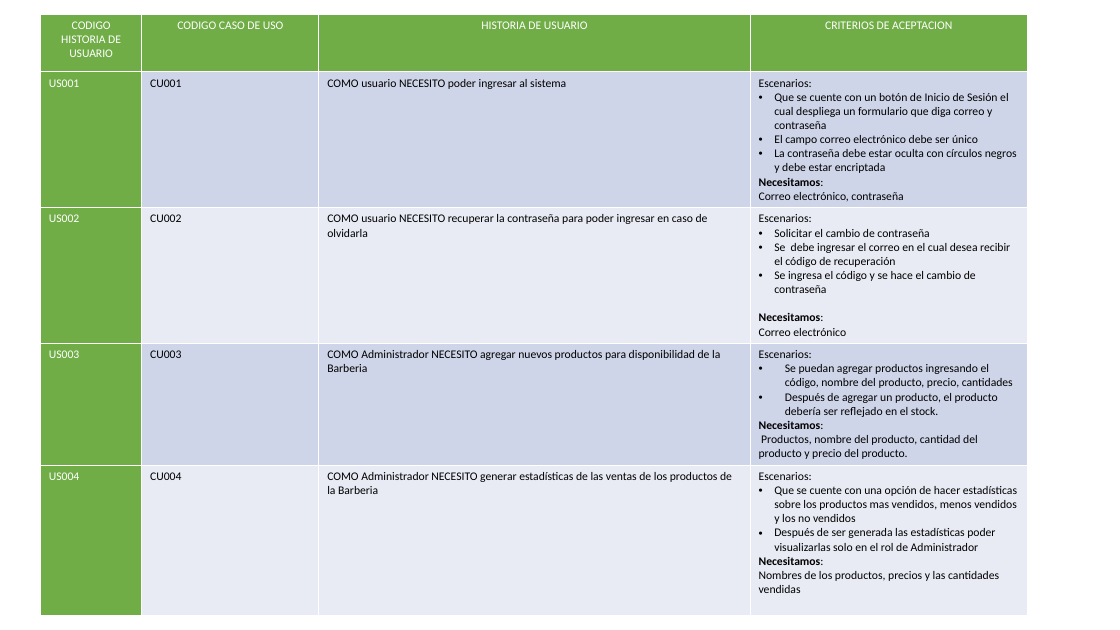
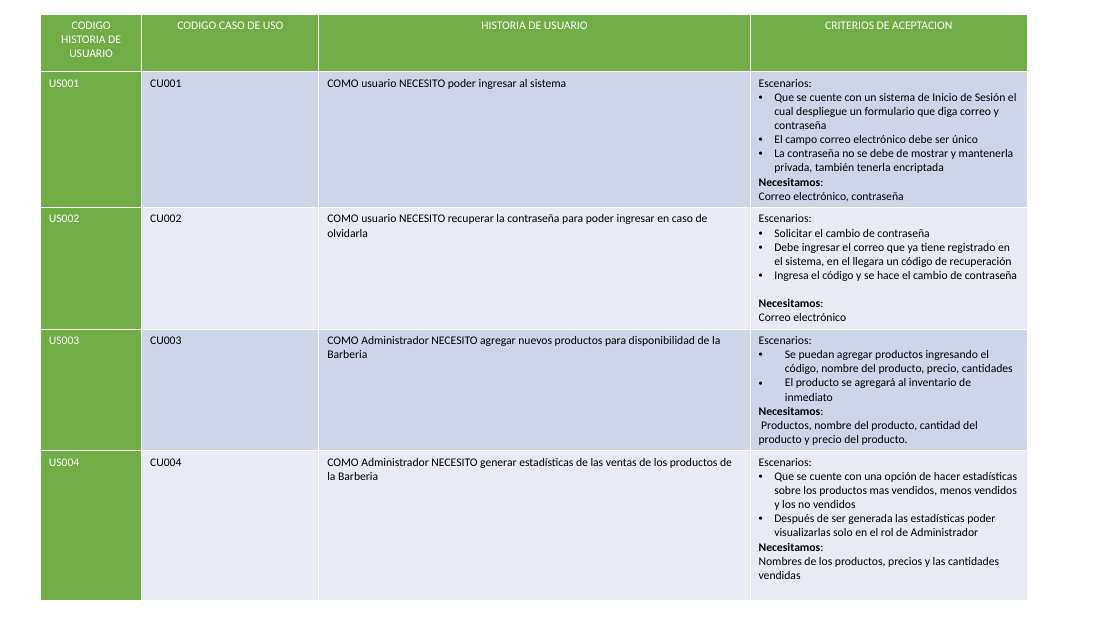
Before and after one commit to DavidV4iss/MASTER-BARBER-REACT, a slide deck: slide 1 of DOCUMENTACION DE MASTER BARBER/DOCUMENTACION DE APOYO/HU.pptx. Drawn at 1120x630 pixels with LibreOffice and Linux fonts; fonts in the diff are those of the drawing. Boxes give left, top, right and bottom in pixels: in the first picture for what was removed or moved away, otherwise in the second. Text is boxed around its words. In the diff, an @@ line names an element or a change of style, - is before the commit and + after.

```diff
--- a/DOCUMENTACION DE MASTER BARBER/DOCUMENTACION DE APOYO/HU.pptx
+++ b/DOCUMENTACION DE MASTER BARBER/DOCUMENTACION DE APOYO/HU.pptx
@@ table at [40, 14, 1028, 596] @@
-row 2, column 4: Escenarios: / Que se cuente con un botón de Inicio de Sesión el cual despliega un formulario que diga correo y contraseña / El campo correo electrónico debe ser único / La contraseña debe estar oculta con círculos negros y debe estar encriptada / Necesitamos: / Correo electrónico, contraseña
+row 2, column 4: Escenarios: / Que se cuente con un sistema de Inicio de Sesión el cual despliegue un formulario que diga correo y contraseña / El campo correo electrónico debe ser único / La contraseña no se debe de mostrar y mantenerla privada, también tenerla encriptada / Necesitamos: / Correo electrónico, contraseña
-row 3, column 4: Escenarios: / Solicitar el cambio de contraseña / Se debe ingresar el correo en el cual desea recibir el código de recuperación / Se ingresa el código y se hace el cambio de contraseña / Necesitamos: / Correo electrónico
+row 3, column 4: Escenarios: / Solicitar el cambio de contraseña / Debe ingresar el correo que ya tiene registrado en el sistema, en el llegara un código de recuperación / Ingresa el código y se hace el cambio de contraseña / Necesitamos: / Correo electrónico
-row 4, column 4: Escenarios: / Se puedan agregar productos ingresando el código, nombre del producto, precio, cantidades / Después de agregar un producto, el producto debería ser reflejado en el stock. / Necesitamos: / Productos, nombre del producto, cantidad del producto y precio del producto.
+row 4, column 4: Escenarios: / Se puedan agregar productos ingresando el código, nombre del producto, precio, cantidades / El producto se agregará al inventario de inmediato / Necesitamos: / Productos, nombre del producto, cantidad del producto y precio del producto.
```
Also in this commit, not shown: 9 other files.
